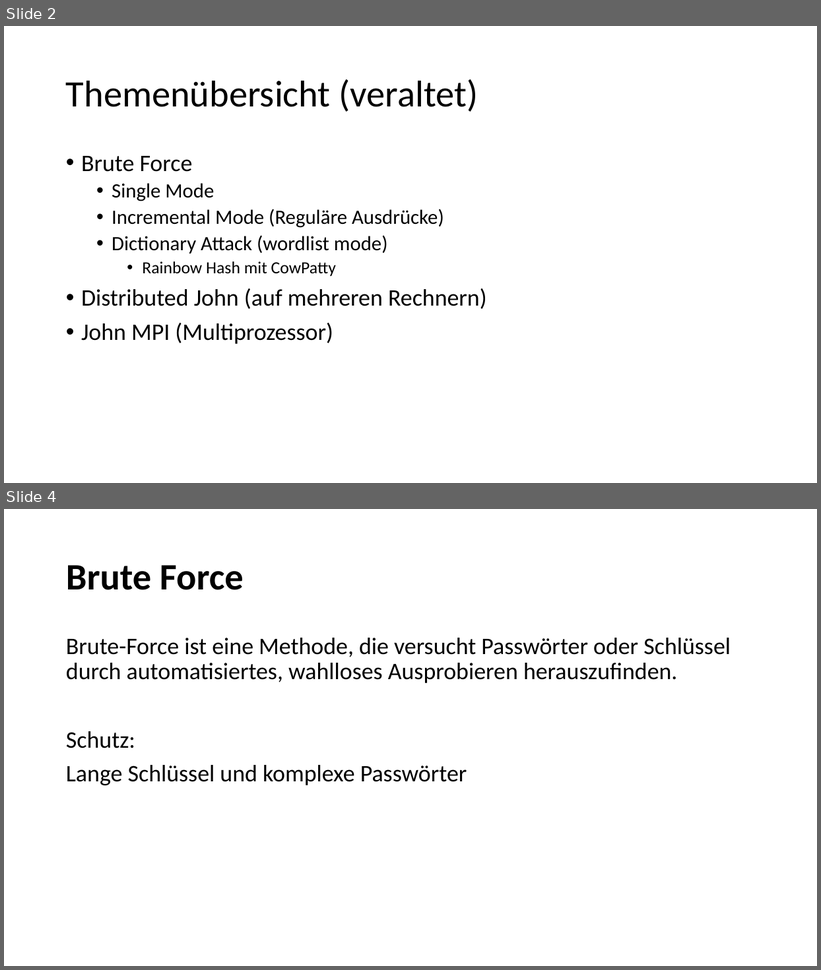
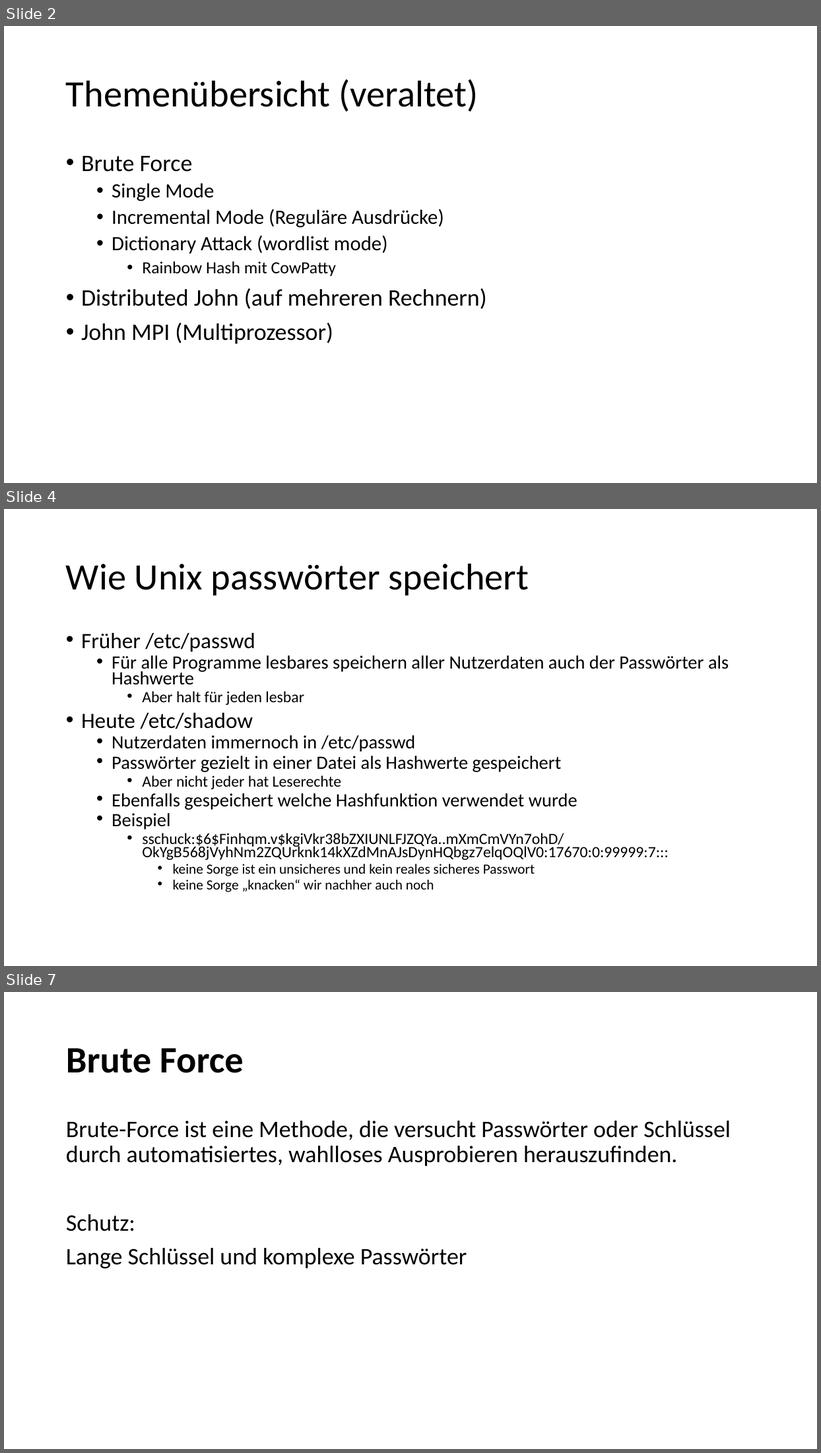
Before and after one commit to StefanSchuck/JohnTheRipperVortrag, a slide deck: Vortrag.pptx. Shown one above the other, each under a label of ours: slides 2 and 4 before the commit, slides 2, 4 and 7 after it; the slides between them are not shown. The pictures are 821x970 and 821x1453 pixels, drawn with LibreOffice and Linux fonts; fonts in the diff are those of the drawing. Boxes give left, top, right and bottom in pixels: in the first picture for what was removed or moved away, otherwise in the second. Text is boxed around its words. In the diff, an @@ line names an element or a change of style, - is before the commit and + after.

```diff
--- a/Vortrag.pptx
+++ b/Vortrag.pptx
@@ slide 4 added at (4, 509, 817, 966), background #FFFFFF @@
@@ title added at (66, 563, 529, 595), 44 pt, text #000000 @@
+Wie Unix passwörter speichert
@@ text added at (81, 633, 729, 892), 22.2 pt, text #000000 @@
+• Früher /etc/passwd
+  • Für alle Programme lesbares speichern aller Nutzerdaten auch der Passwörter als Hashwerte
+    • Aber halt für jeden lesbar
+• Heute /etc/shadow
+  • Nutzerdaten immernoch in /etc/passwd
+  • Passwörter gezielt in einer Datei als Hashwerte gespeichert
+    • Aber nicht jeder hat Leserechte
+  • Ebenfalls gespeichert welche Hashfunktion verwendet wurde
+  • Beispiel
+    • sschuck:$6$Finhqm.v$kgiVkr38bZXIUNLFJZQYa..mXmCmVYn7ohD/OkYgB568jVyhNm2ZQUrknk14kXZdMnAJsDynHQbgz7elqOQlV0:17670:0:99999:7:::
+      • keine Sorge ist ein unsicheres und kein reales sicheres Passwort
+      • keine Sorge „knacken“ wir nachher auch noch
@@ what was slide 4 is now slide 7 @@
```
Also in this commit, not shown: 4 other slides added, 1 slide removed.
